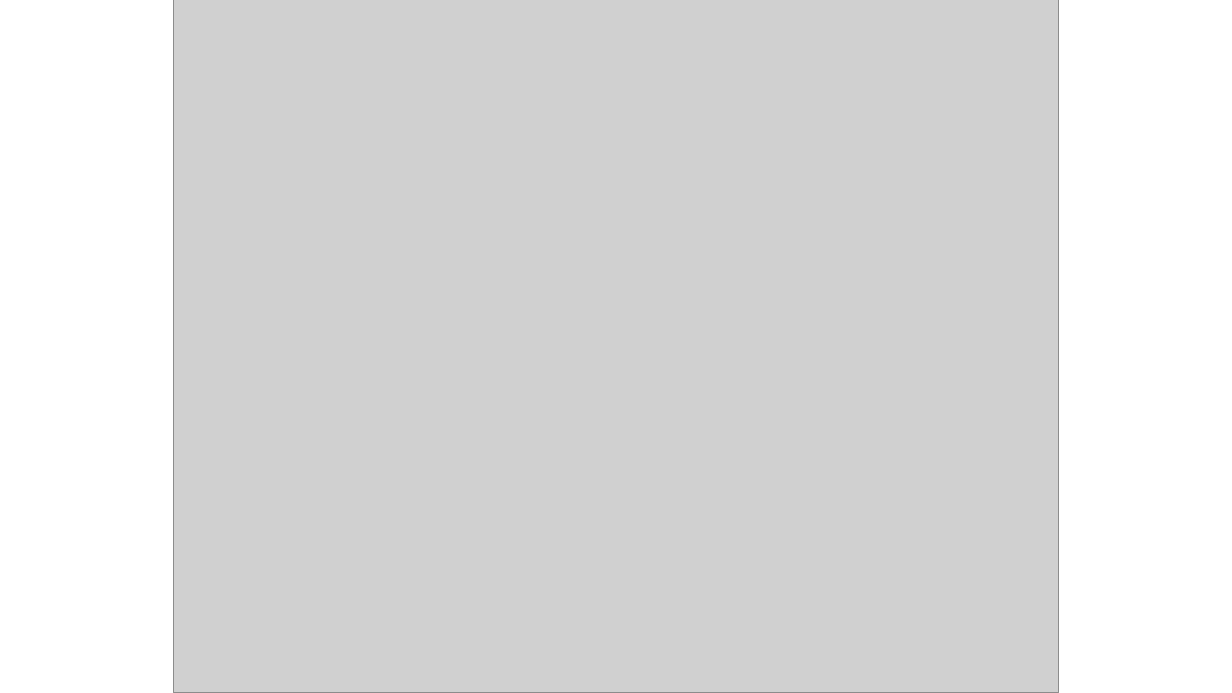
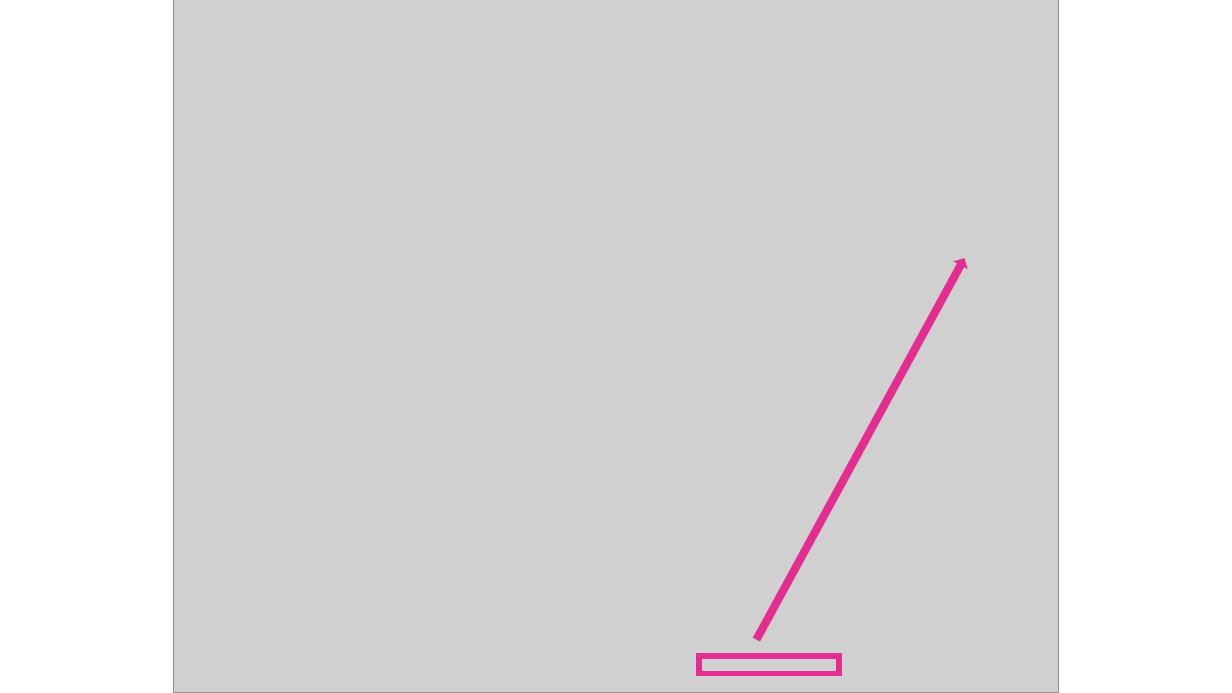
Before and after one commit to tim-montmorency/rel-unity, a slide deck: slide 13 of docs/2d_ui_ecran_titre/2d_ui_ecran_titre.pptx. Drawn at 1232x693 pixels with LibreOffice and Linux fonts; fonts in the diff are those of the drawing; grey boxes stand for pictures. Boxes give left, top, right and bottom in pixels: in the first picture for what was removed or moved away, otherwise in the second. Text is boxed around its words. In the diff, an @@ line names an element or a change of style, - is before the commit and + after.

```diff
--- a/docs/2d_ui_ecran_titre/2d_ui_ecran_titre.pptx
+++ b/docs/2d_ui_ecran_titre/2d_ui_ecran_titre.pptx
@@ right arrow added at bbox=[750, 254, 971, 643], fill #E32D91 @@
@@ rectangle added at bbox=[699, 656, 839, 674], outline #E32D91 4.5 pt @@
```
Also in this commit, not shown: 2 other slides changed, 19 slides added, 17 slides removed, 50 other files.
